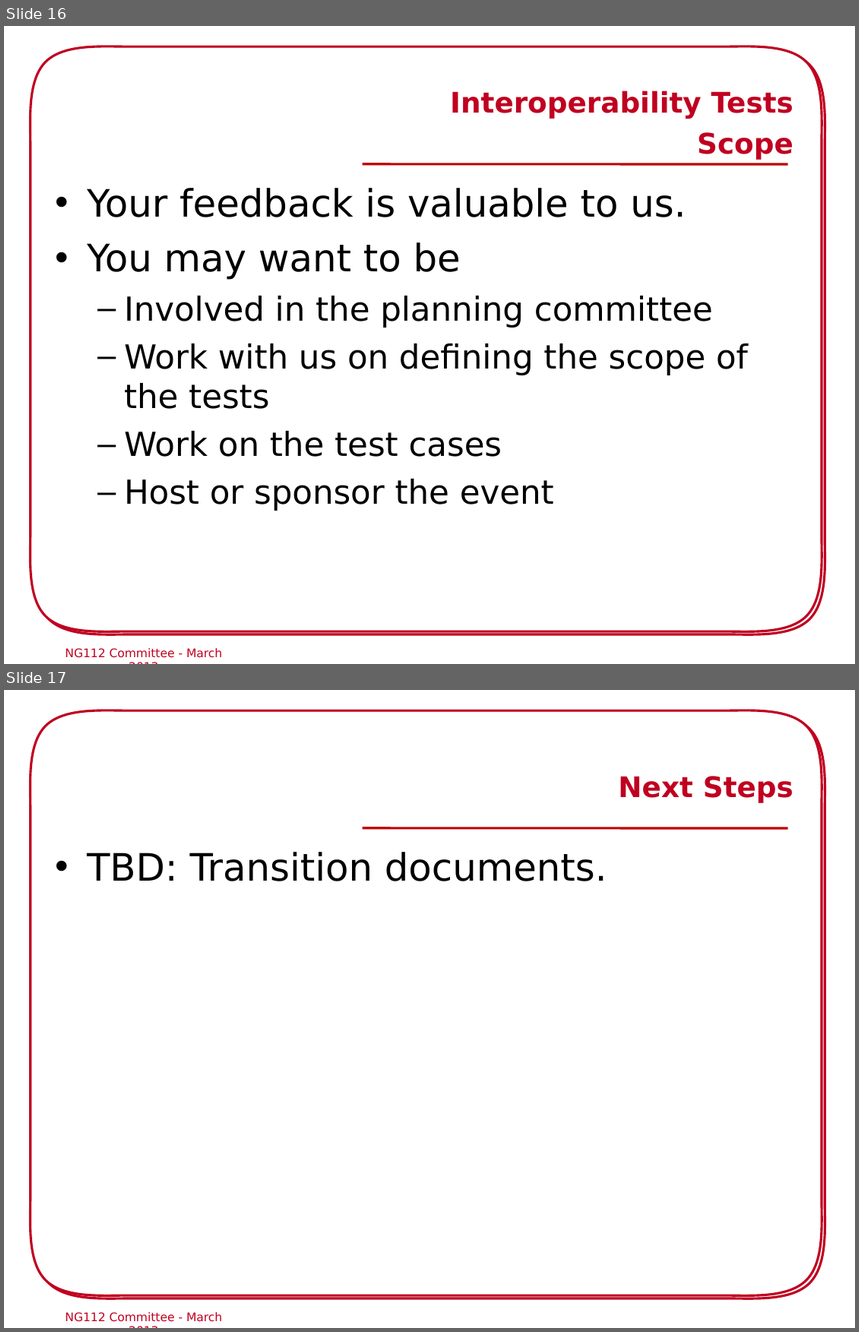
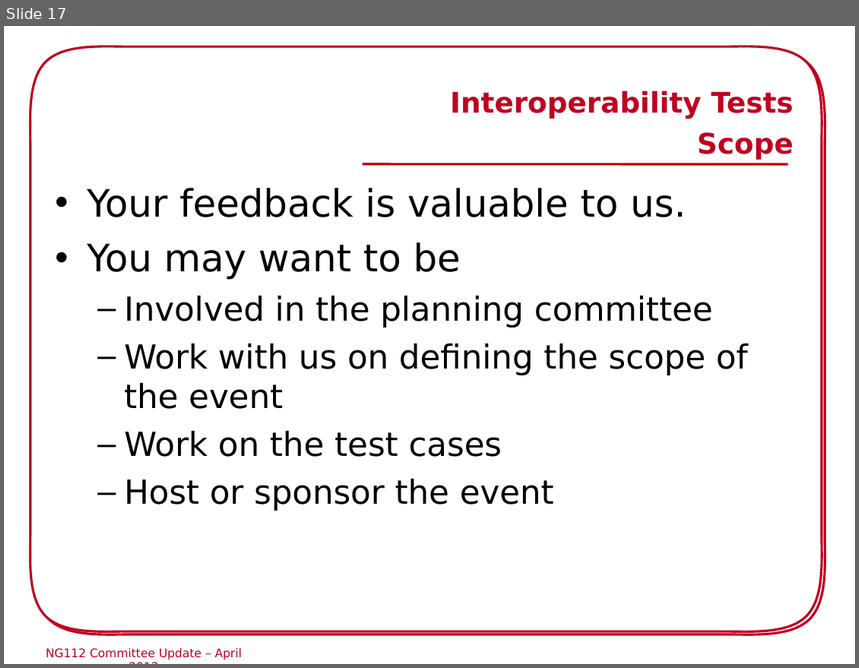
Before and after one commit to hannestschofenig/tschofenig-ids, a slide deck: eena-workshop-riga2013/NG112_Commitee_Riga.ppt. Shown one above the other, each under a label of ours: slides 16 and 17 before the commit, slide 17 after it. The pictures are 859x1332 and 859x668 pixels, drawn with LibreOffice and Linux fonts; fonts in the diff are those of the drawing; background and template pictures are left out. Boxes give left, top, right and bottom in pixels: in the first picture for what was removed or moved away, otherwise in the second. Text is boxed around its words. In the diff, an @@ line names an element or a change of style, - is before the commit and + after.

```diff
--- a/eena-workshop-riga2013/NG112_Commitee_Riga.ppt
+++ b/eena-workshop-riga2013/NG112_Commitee_Riga.ppt
@@ slide 17 removed at bbox=[4, 690, 855, 1328], background picture (left out); not listed: 3 template elements that a slide beside it also shows @@
@@ text removed at bbox=[618, 776, 794, 803] @@
-Next Steps
@@ line removed from (363, 828) to (788, 829) @@
@@ text removed at bbox=[87, 852, 607, 882] @@
-• TBD: Transition documents.
@@ what was slide 16 is now slide 17 @@
@@ slide 17 changed as well @@
@@ text at bbox=[124, 344, 748, 409]: text changed @@
-  – Work with us on defining the scope of the tests
+  – Work with us on defining the scope of the event
@@ text at bbox=[46, 648, 242, 661]: text changed @@
-NG112 Committee - March 2013
+NG112 Committee Update – April 2013
```
Also in this commit, not shown: 15 other slides changed, 3 slides added, 1 other slide removed.
